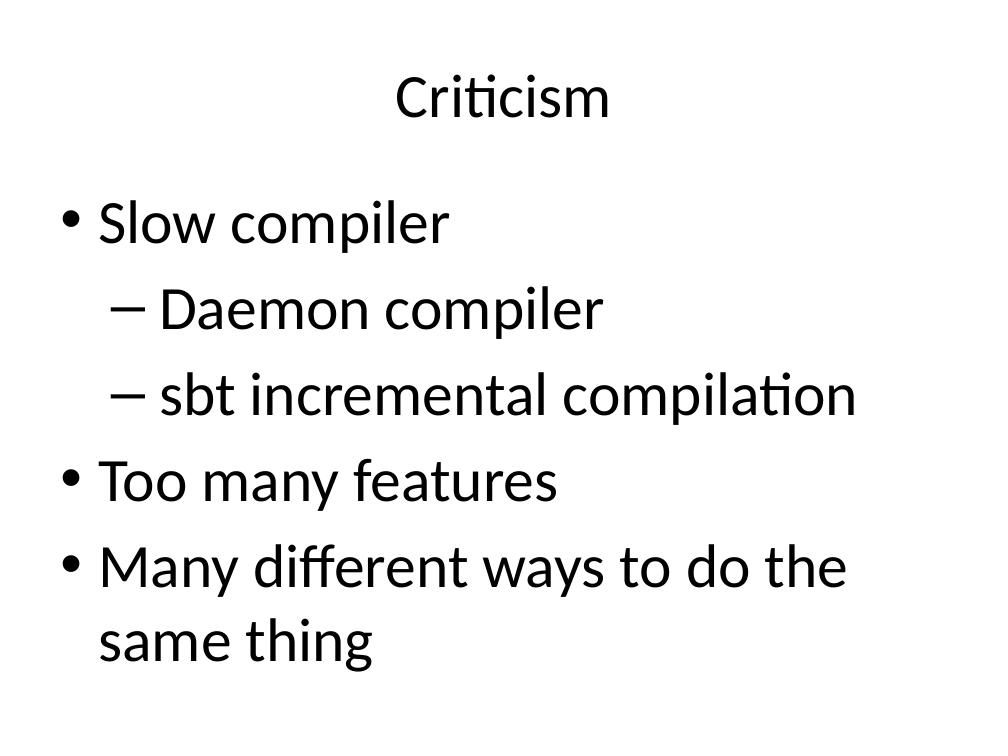
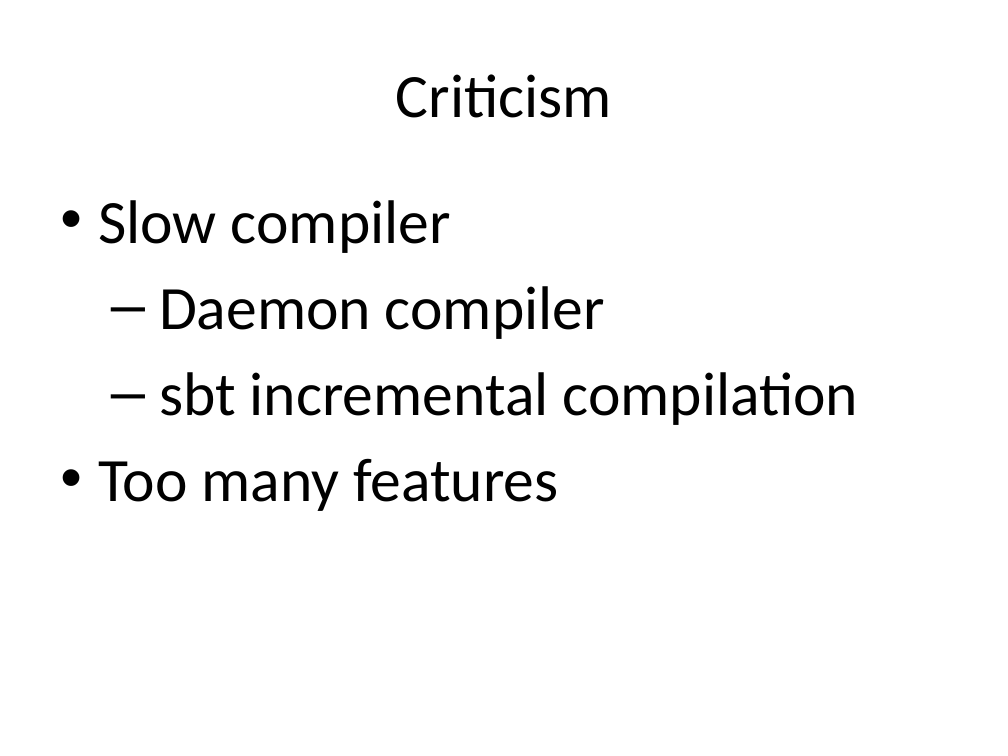
Before and after one commit to todkar/Away_Day, a slide deck: slide 23 of Scala_Away_Day.pptx. Drawn at 1008x756 pixels with LibreOffice and Linux fonts; fonts in the diff are those of the drawing. Boxes give left, top, right and bottom in pixels: in the first picture for what was removed or moved away, otherwise in the second. Text is boxed around its words. In the diff, an @@ line names an element or a change of style, - is before the commit and + after.

```diff
--- a/Scala_Away_Day.pptx
+++ b/Scala_Away_Day.pptx
@@ text at (x1=98, y1=544, x2=849, y2=672): paragraph removed @@
-• Many different ways to do the same thing
```
Also in this commit, not shown: 3 other slides changed, 1 slide added, 13 other files.
